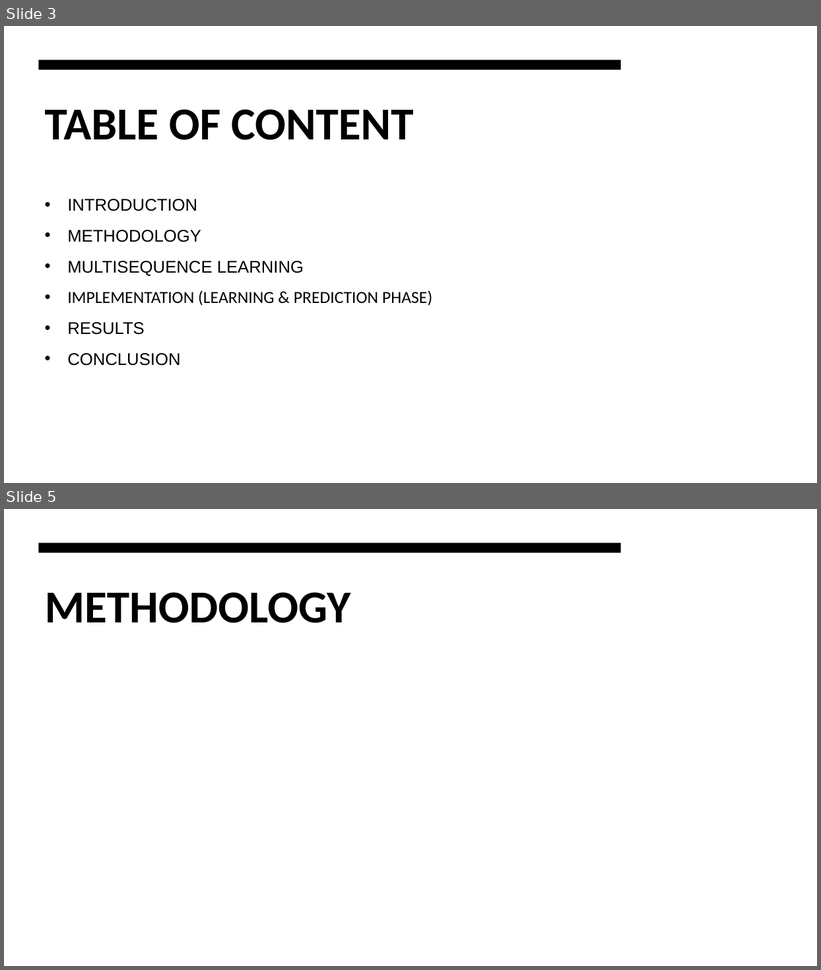
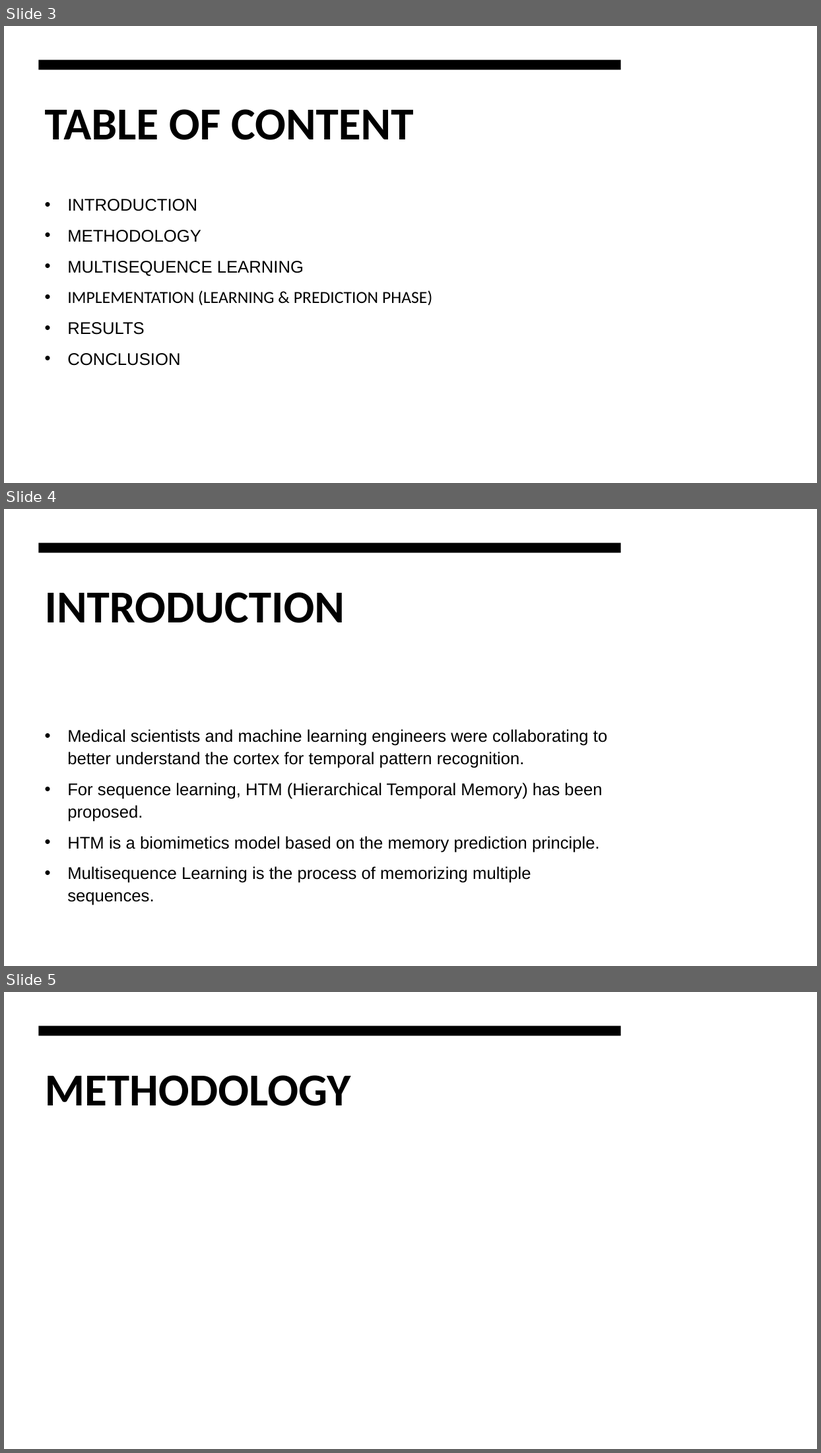
Before and after one commit to faizmohammedkhan7/neocortexapi, a slide deck: source/MySEProject/Documentation/ML-22-23-15 Approve Prediction of Multisequence Learning .pptx. Shown one above the other, each under a label of ours: slides 3 and 5 before the commit, slides 3, 4 and 5 after it; the slides between them are not shown. The pictures are 821x970 and 821x1453 pixels, drawn with LibreOffice and Linux fonts; fonts in the diff are those of the drawing. Boxes give left, top, right and bottom in pixels: in the first picture for what was removed or moved away, otherwise in the second. Text is boxed around its words. In the diff, an @@ line names an element or a change of style, - is before the commit and + after.

```diff
--- a/source/MySEProject/Documentation/ML-22-23-15 Approve Prediction of Multisequence Learning .pptx
+++ b/source/MySEProject/Documentation/ML-22-23-15 Approve Prediction of Multisequence Learning .pptx
@@ slide 4 added at (4,509,817,966), background #FFFFFF @@
@@ rectangle added at (4,509,817,966), fill #FFFFFF @@
@@ rectangle added at (39,543,621,553), fill #000000 @@
@@ title added at (45,592,345,623), 54 pt, text #000000, bold @@
+INTRODUCTION
@@ text added at (67,729,607,906), 20 pt, text #000000 @@
+• Medical scientists and machine learning engineers were collaborating to better understand the cortex for temporal pattern recognition.
+• For sequence learning, HTM (Hierarchical Temporal Memory) has been proposed.
+• HTM is a biomimetics model based on the memory prediction principle.
+• Multisequence Learning is the process of memorizing multiple sequences.
```
Also in this commit, not shown: 1 slide removed.
